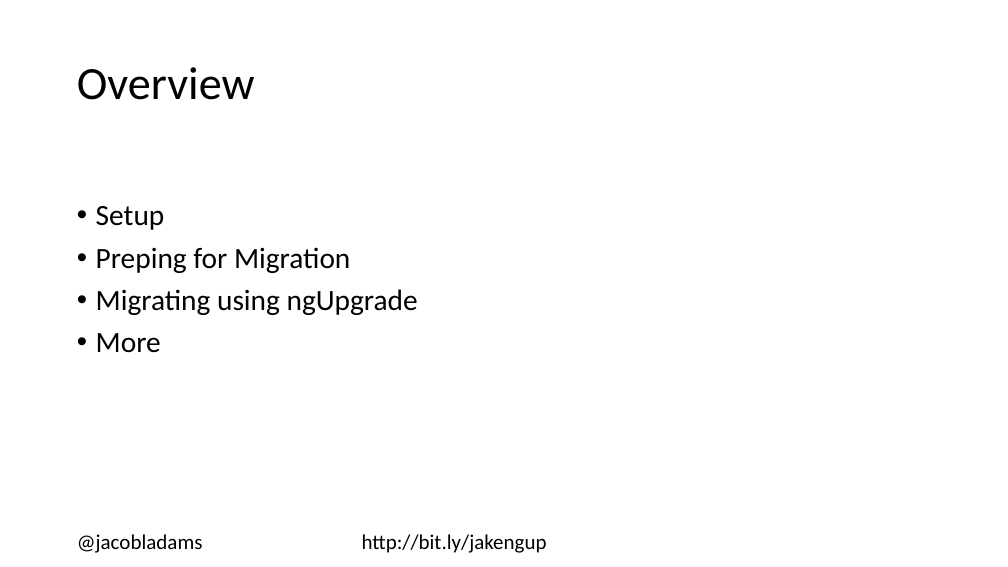
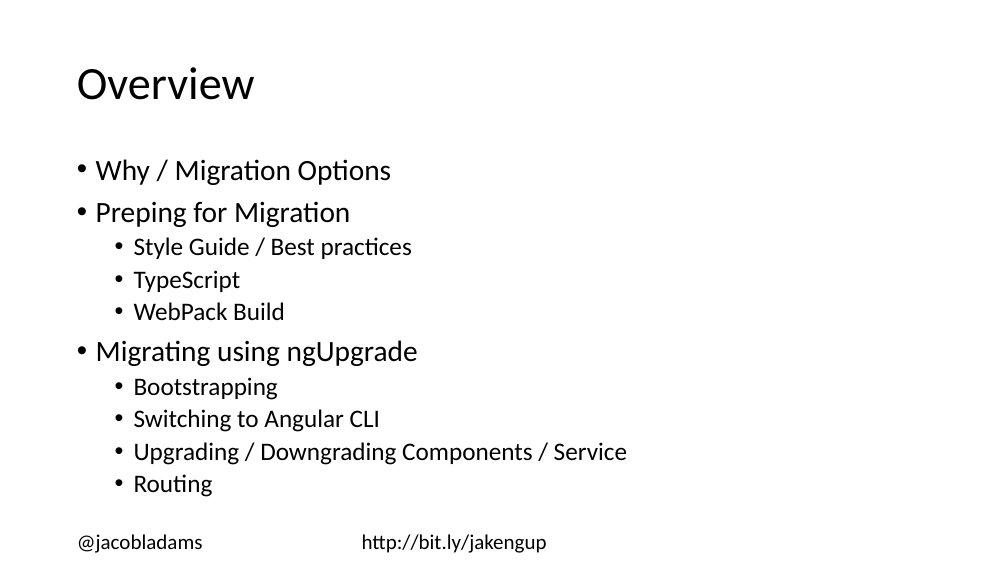
Before and after one commit to jacobladams/upgrading-from-angularjs-1-to-angular-2-plus-presentation, a slide deck: slide 3 of Upgrading from AngularJS 1 to Angular 2+.pptx. Drawn at 1008x567 pixels with LibreOffice and Linux fonts; fonts in the diff are those of the drawing. Boxes give left, top, right and bottom in pixels: in the first picture for what was removed or moved away, otherwise in the second. Text is boxed around its words. In the diff, an @@ line names an element or a change of style, - is before the commit and + after.

Commit message:
More slide changes

```diff
--- a/Upgrading from AngularJS 1 to Angular 2+.pptx
+++ b/Upgrading from AngularJS 1 to Angular 2+.pptx
@@ text at (96, 159, 391, 185): text changed @@
-• Setup
+• Why / Migration Options
@@ text at (134, 237, 412, 320): paragraphs added @@
+  • Style Guide / Best practices
+  • TypeScript
+  • WebPack Build
@@ text at (134, 377, 627, 497): text changed; size 28 to 24 pt @@
-• More
+  • Bootstrapping
+  • Switching to Angular CLI
+  • Upgrading / Downgrading Components / Service
+  • Routing
```
Also in this commit, not shown: 2 other slides changed, 1 slide added.
